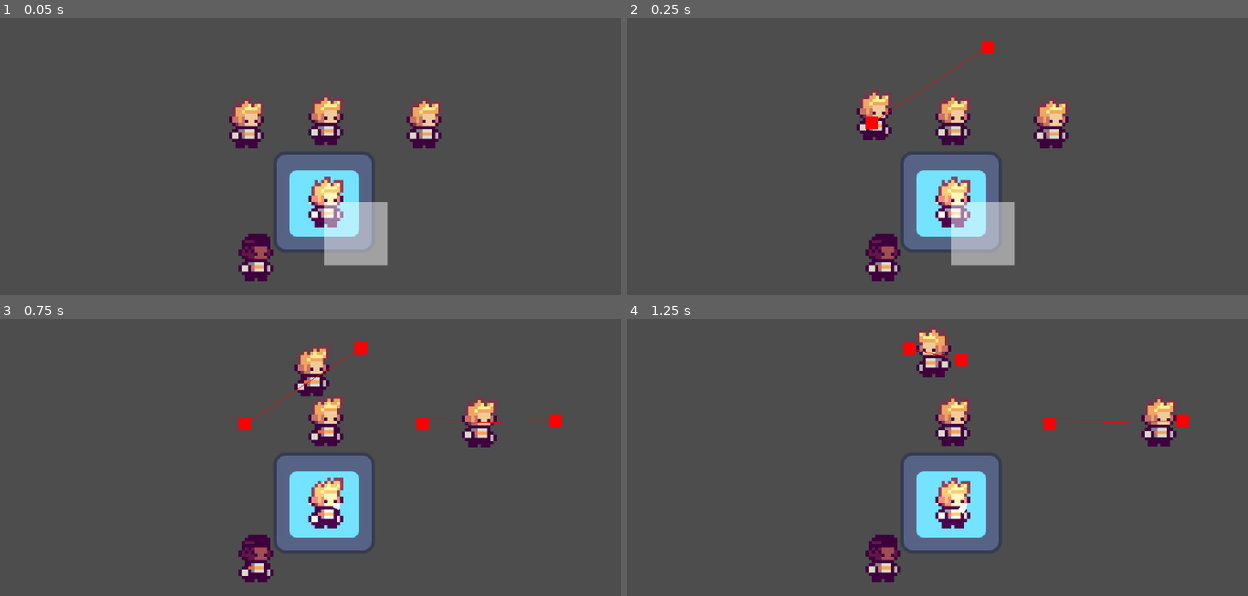
Above: before the commit, frames 1-4 (two rows, left to right).
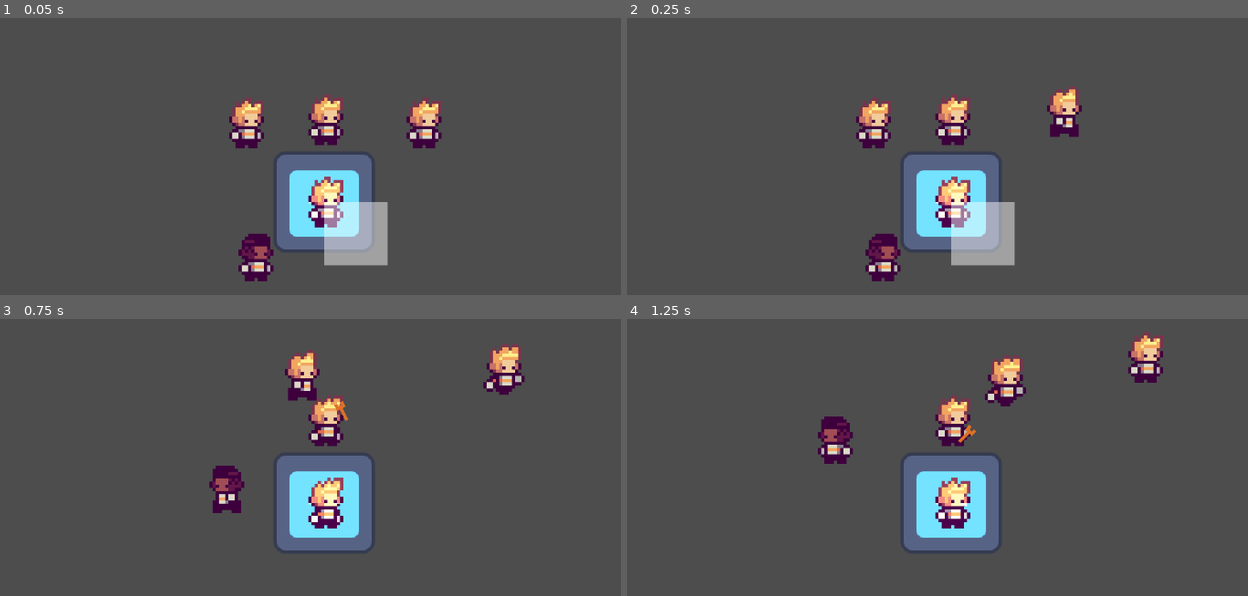
Above: after the commit, the same moments.

Repository: EEGAR1/summer-game-jam
Game: Godot game, scene res://scenes/main.tscn
Same seed, same stepped clock (60 frames per second), same inputs: the game is played once before the commit and once after it. The project has no main scene, so this scene is started directly. The engine's default icon, where the game draws it, is replaced by a stand-in: a white triangle on a blue panel in a dark square.
Inputs (mouse positions are in pixels of both pictures, inside the frame that each line leads up to):
- Up to frame 1 (0.05 s): no input
- Up to frame 2 (0.25 s): no input
- Up to frame 3 (0.75 s): move the mouse to (322, 501) at 0.52 s; press the mouse at (322, 501) at 0.53 s
- Up to frame 4 (1.25 s): no input

Frame 1 is identical in both runs. In frame 2, 2.2% of the frame differs, in the area x 36-74%, y 8-48%; in frame 3, 4.7%; in frame 4, 5.4%, in the area x 30-91%, y 2-96%.

Commit message:
Refactor action system: update citizen scene, enhance build and idle actions, and add animations

Diff:
--- /dev/null
+++ b/scenes/actions/build_action.tscn
@@ -0,0 +1,84 @@
+[gd_scene format=3 uid="uid://qt4q5yyc26i"]
+
+[ext_resource type="Script" uid="uid://de53nuysx1qc2" path="res://scripts/build_action.gd" id="1_4uawy"]
+[ext_resource type="Texture2D" uid="uid://bi3u53ch4ykua" path="res://art/wrench_placeholder.png" id="2_whvqf"]
+
+[sub_resource type="CircleShape2D" id="CircleShape2D_ctjya"]
+
+[sub_resource type="Animation" id="Animation_57bkj"]
+length = 0.001
+tracks/0/type = "value"
+tracks/0/imported = false
+tracks/0/enabled = true
+tracks/0/path = NodePath("Sprite2D:visible")
+tracks/0/interp = 1
+tracks/0/loop_wrap = true
+tracks/0/keys = {
+"times": PackedFloat32Array(0),
+"transitions": PackedFloat32Array(1),
+"update": 1,
+"values": [false]
+}
+tracks/1/type = "value"
+tracks/1/imported = false
+tracks/1/enabled = true
+tracks/1/path = NodePath("Sprite2D:rotation")
+tracks/1/interp = 1
+tracks/1/loop_wrap = true
+tracks/1/keys = {
+"times": PackedFloat32Array(0),
+"transitions": PackedFloat32Array(1),
+"update": 0,
+"values": [-0.89011794]
+}
+
+[sub_resource type="Animation" id="Animation_vt3ao"]
+resource_name = "building"
+length = 0.3
+tracks/0/type = "value"
+tracks/0/imported = false
+tracks/0/enabled = true
+tracks/0/path = NodePath("Sprite2D:visible")
+tracks/0/interp = 1
+tracks/0/loop_wrap = true
+tracks/0/keys = {
+"times": PackedFloat32Array(0),
+"transitions": PackedFloat32Array(1),
+"update": 1,
+"values": [true]
+}
+tracks/1/type = "value"
+tracks/1/imported = false
+tracks/1/enabled = true
+tracks/1/path = NodePath("Sprite2D:rotation")
+tracks/1/interp = 2
+tracks/1/loop_wrap = true
+tracks/1/keys = {
+"times": PackedFloat32Array(0, 0.3),
+"transitions": PackedFloat32Array(1, 1),
+"update": 0,
+"values": [-1.3316862192716736, 0.7627089]
+}
+
+[sub_resource type="AnimationLibrary" id="AnimationLibrary_2bwc4"]
+_data = {
+&"RESET": SubResource("Animation_57bkj"),
+&"building": SubResource("Animation_vt3ao")
+}
+
+[node name="BuildAction" type="Node2D" unique_id=1576697744]
+script = ExtResource("1_4uawy")
+
+[node name="BuildArea" type="Area2D" parent="." unique_id=970064320]
+
+[node name="CollisionShape2D" type="CollisionShape2D" parent="BuildArea" unique_id=252632571]
+shape = SubResource("CircleShape2D_ctjya")
+
+[node name="Sprite2D" type="Sprite2D" parent="." unique_id=1446348303]
+visible = false
+rotation = -0.89011794
+texture = ExtResource("2_whvqf")
+
+[node name="AnimationPlayer" type="AnimationPlayer" parent="Sprite2D" unique_id=717894620]
+root_node = NodePath("../..")
+libraries/ = SubResource("AnimationLibrary_2bwc4")
--- /dev/null
+++ b/scenes/actions/idle_action.tscn
@@ -0,0 +1,6 @@
+[gd_scene format=3 uid="uid://dhvkw4oxxqki5"]
+
+[ext_resource type="Script" uid="uid://bujlqmc6lgjlj" path="res://scripts/idle_action.gd" id="1_e22e6"]
+
+[node name="IdleAction" type="Node2D" unique_id=230576655]
+script = ExtResource("1_e22e6")
--- a/scenes/people/citizen.tscn
+++ b/scenes/people/citizen.tscn
@@ -3,14 +3,12 @@
 [ext_resource type="PackedScene" uid="uid://blmwky0ijese4" path="res://scenes/prefab/person.tscn" id="1_iyw6i"]
 [ext_resource type="SpriteFrames" uid="uid://uxb2x8xqc0wf" path="res://people/citizen1.tres" id="2_5gt71"]
 [ext_resource type="Script" uid="uid://b0jvs8432phj" path="res://scripts/action_manager.gd" id="2_kd2ci"]
-[ext_resource type="Script" uid="uid://de53nuysx1qc2" path="res://scripts/build_action.gd" id="3_5gt71"]
 [ext_resource type="SpriteFrames" uid="uid://cb26cyxjphsa7" path="res://people/citizen2.tres" id="3_xdauo"]
 [ext_resource type="SpriteFrames" uid="uid://hu62b1iwanub" path="res://people/citizen3.tres" id="4_e2i7i"]
-[ext_resource type="Script" uid="uid://bujlqmc6lgjlj" path="res://scripts/idle_action.gd" id="4_uaqut"]
 [ext_resource type="SpriteFrames" uid="uid://cbca722osa5dh" path="res://people/citizen4.tres" id="5_yj4cy"]
 [ext_resource type="SpriteFrames" uid="uid://djli332dup3k8" path="res://people/citizen5.tres" id="6_n2hx6"]
-
-[sub_resource type="CircleShape2D" id="CircleShape2D_ctjya"]
+[ext_resource type="PackedScene" uid="uid://qt4q5yyc26i" path="res://scenes/actions/build_action.tscn" id="8_xdauo"]
+[ext_resource type="PackedScene" uid="uid://dhvkw4oxxqki5" path="res://scenes/actions/idle_action.tscn" id="9_e2i7i"]
 
 [node name="Citizen" unique_id=1228245065 instance=ExtResource("1_iyw6i")]
 
@@ -22,13 +20,6 @@
 [node name="ActionManager" type="Node2D" parent="." index="3" unique_id=1036402641]
 script = ExtResource("2_kd2ci")
 
-[node name="BuildAction" type="Node2D" parent="ActionManager" index="0" unique_id=971536163]
-script = ExtResource("3_5gt71")
+[node name="BuildAction" parent="ActionManager" index="0" unique_id=1576697744 instance=ExtResource("8_xdauo")]
 
-[node name="BuildArea" type="Area2D" parent="ActionManager/BuildAction" index="0" unique_id=1288149303]
-
-[node name="CollisionShape2D" type="CollisionShape2D" parent="ActionManager/BuildAction/BuildArea" index="0" unique_id=1949935800]
-shape = SubResource("CircleShape2D_ctjya")
-
-[node name="IdleAction" type="Node2D" parent="ActionManager" index="1" unique_id=531270226]
-script = ExtResource("4_uaqut")
+[node name="IdleAction" parent="ActionManager" index="1" unique_id=230576655 instance=ExtResource("9_e2i7i")]
--- a/scenes/prefab/person.tscn
+++ b/scenes/prefab/person.tscn
@@ -27,7 +27,6 @@
 time_horizon_agents = 999.0
 time_horizon_obstacles = 1.0
 max_speed = 50.0
-debug_enabled = true
 
 [connection signal="mouse_entered" from="." to="." method="_on_mouse_entered"]
 [connection signal="mouse_exited" from="." to="." method="_on_mouse_exited"]
--- a/scripts/build_action.gd
+++ b/scripts/build_action.gd
@@ -1,22 +1,35 @@
 extends Action
 
 @onready var build_area: Area2D = $BuildArea
+
+@onready var animation_player: AnimationPlayer = $Sprite2D/AnimationPlayer
+@onready var sprite_2d: Sprite2D = $Sprite2D
 
 var overlp : Array[Area2D] :
 	get():
 		return build_area.get_overlapping_areas().filter(func(x): return x.is_in_group("POI"))
 
 func _check_action(delta : float):
+	animation_player.play("RESET")
+
+	remove_action()
 	for i in overlp:
 		i = i as Building
 		set_action()
-		i.built.connect(end)
 
 func _while_acting(delta : float):
+	animation_player.play("building")
+	sprite_2d.flip_h = parent.icon.flip_h
 	for i in overlp:
-		parent.stopped = true
-		i.current_work += delta
+		i = i as Building
+		if i.current_state == Building.STATE.BUILDING:
+			parent.stopped = true
+			i.current_work += delta
+		else:
+			animation_player.play("RESET")
+			parent.stopped = false
+			parent.current_state = Person.STATE.WORKING
+			remove_action()
 
-func end():
-	parent.stopped = false
-	parent.current_state = Person.STATE.WORKING
+func _no_action(delta : float) -> void:
+	animation_player.play("RESET")
--- a/scripts/classes/action.gd
+++ b/scripts/classes/action.gd
@@ -23,6 +23,8 @@
 		_check_action(delta)
 	elif is_current_action:
 		_while_acting(delta)
+	else:
+		_no_action(delta)
 
 func _check_action(delta : float) -> void:
 	pass
@@ -30,6 +32,13 @@
 func _while_acting(delta : float) -> void:
 	pass
 
+func _no_action(delta : float) -> void:
+	pass
+
 func set_action() -> void:
 	parent.current_state = Person.STATE.USINGACTION
 	current_action = self
+
+func remove_action() -> void:
+	if current_action == self:
+		current_action = null
--- a/scripts/classes/globals.gd
+++ b/scripts/classes/globals.gd
@@ -2,4 +2,5 @@
 
 var hover_target
 
+# Globals for people
 var idle_pois : Array[Node2D] # Pois that people may wander to
Binary file added: art/wrench_placeholder.png
